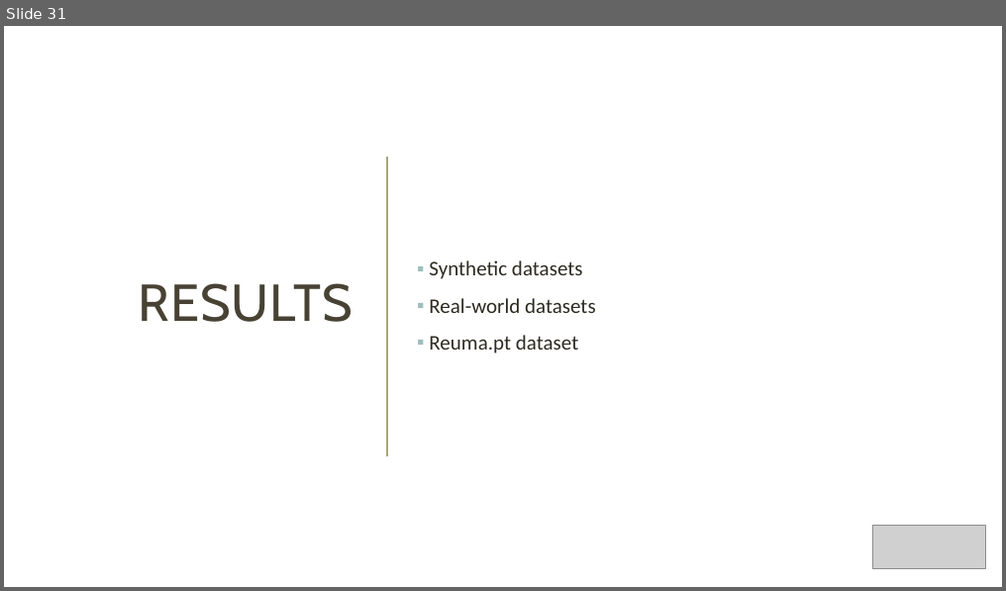
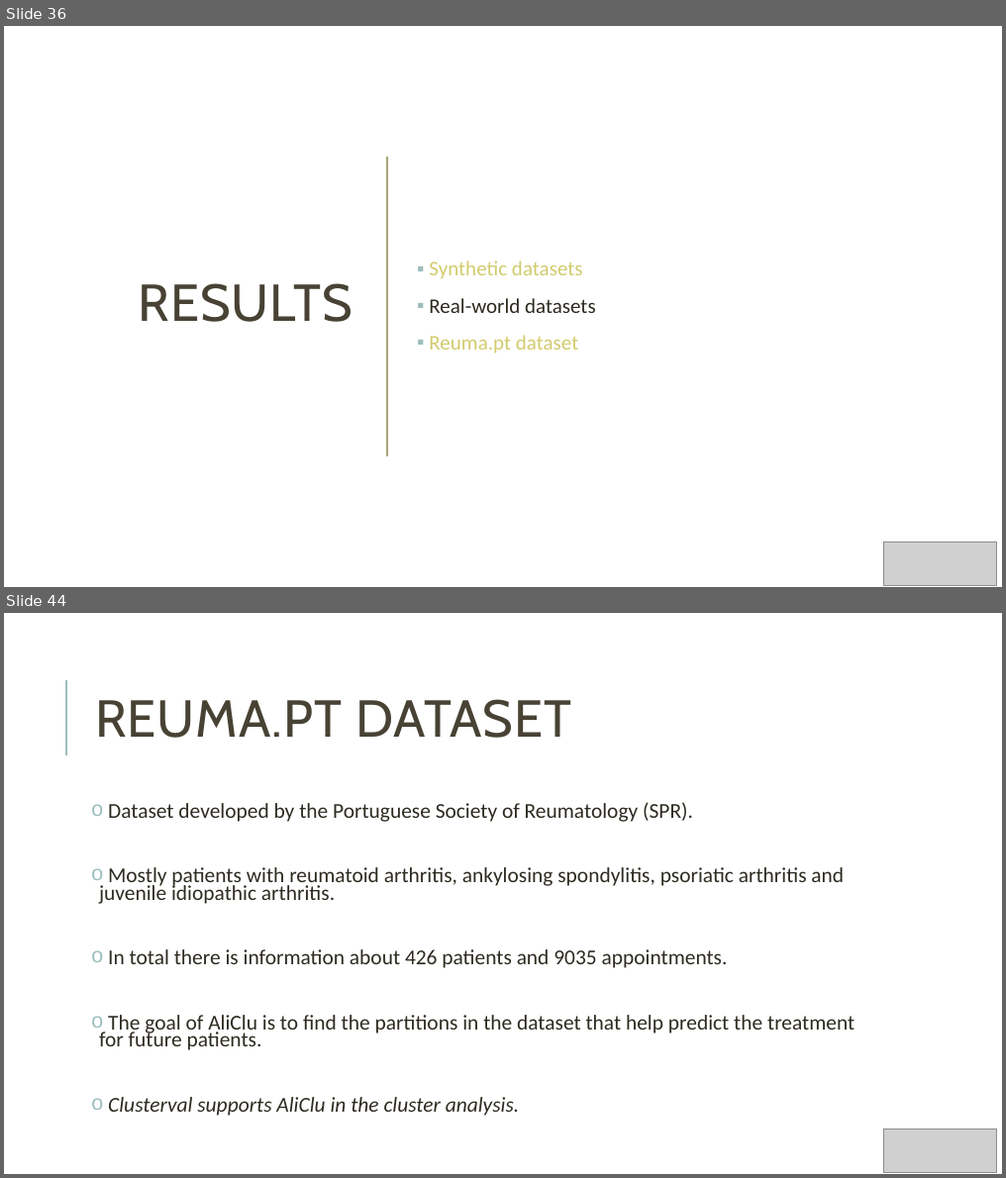
Before and after one commit to Nuno09/MscThesis, a slide deck: Dissertacao/apresentação_tese.pptx. Shown one above the other, each under a label of ours: slide 31 before the commit, slides 36 and 44 after it; the slides between them are not shown. The pictures are 1006x591 and 1006x1178 pixels, drawn with LibreOffice and Linux fonts; fonts in the diff are those of the drawing; grey boxes stand for pictures. Boxes give left, top, right and bottom in pixels: in the first picture for what was removed or moved away, otherwise in the second. Text is boxed around its words. In the diff, an @@ line names an element or a change of style, - is before the commit and + after.

```diff
--- a/Dissertacao/apresentação_tese.pptx
+++ b/Dissertacao/apresentação_tese.pptx
@@ slide 44 added at (4, 613, 1002, 1174), background #FFFFFF @@
@@ line added from (66, 756) to (66, 680), #9CBEBD 1.5 pt @@
@@ title added at (95, 699, 571, 738), 50 pt, text #474233 @@
+REUMA.PT DATASET
@@ text added at (99, 802, 854, 1116), 20.4 pt, text #2E2B21 @@
+o Dataset developed by the Portuguese Society of Reumatology (SPR).
+o Mostly patients with reumatoid arthritis, ankylosing spondylitis, psoriatic arthritis and juvenile idiopathic arthritis.
+o In total there is information about 426 patients and 9035 appointments.
+o The goal of AliClu is to find the partitions in the dataset that help predict the treatment for future patients.
+o Clusterval supports AliClu in the cluster analysis.
@@ picture added at (884, 1130, 997, 1173) @@
@@ what was slide 31 is now slide 36 @@
@@ slide 36 changed as well @@
@@ text at (429, 261, 583, 354): text colour #2E2B21 to #D2CB6C in "Synthetic datasets", "Reuma.pt dataset" @@
@@ picture: place and size @@
-picture at (873, 525, 986, 569)
+picture at (884, 543, 997, 586)
```
Also in this commit, not shown: 29 other slides changed, 23 other slides added, 2 slides removed.
